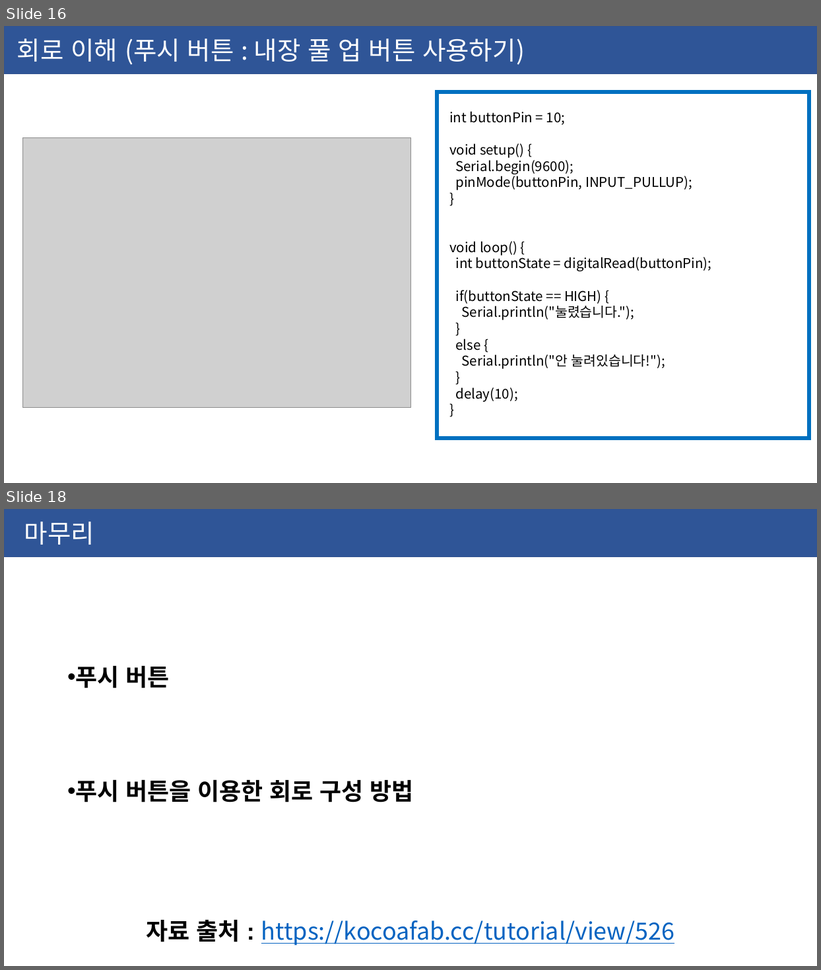
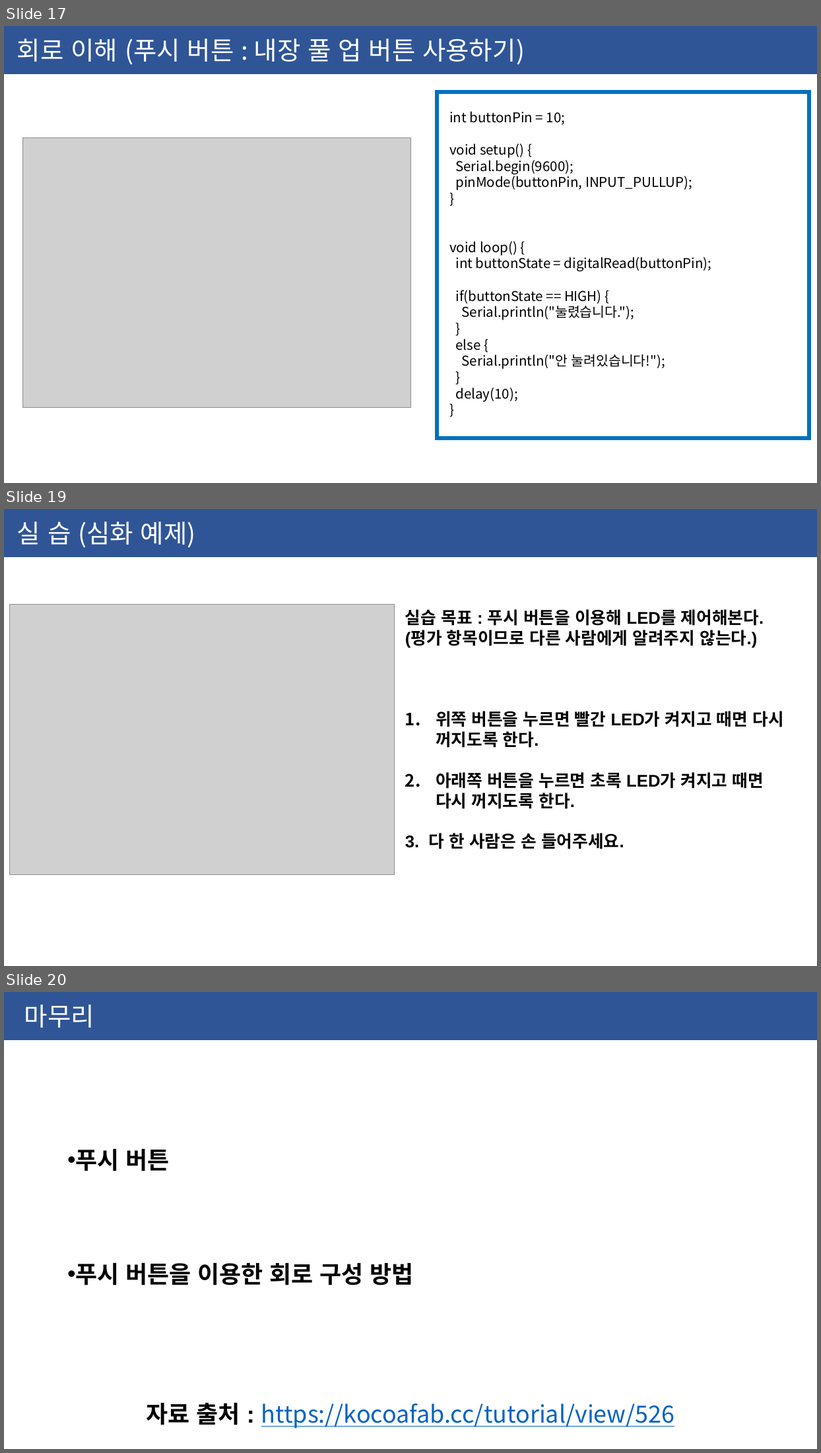
Before and after one commit to ssjf409/2020-yeonsu-highschool, a slide deck: 2020-06-03-연수고.pptx. Shown one above the other, each under a label of ours: slides 16 and 18 before the commit, slides 17, 19 and 20 after it; the slides between them are not shown. The pictures are 821x970 and 821x1453 pixels, drawn with LibreOffice and Linux fonts; fonts in the diff are those of the drawing; grey boxes stand for pictures. Boxes give left, top, right and bottom in pixels: in the first picture for what was removed or moved away, otherwise in the second. Text is boxed around its words. In the diff, an @@ line names an element or a change of style, - is before the commit and + after.

```diff
--- a/2020-06-03-연수고.pptx
+++ b/2020-06-03-연수고.pptx
@@ slide 19 added at (4, 509, 817, 966), background #FFFFFF @@
@@ rectangle added at (4, 509, 817, 557), fill #2F5597, outline #325491 1 pt, 30 pt, text #FFFFFF @@
+실 습 (심화 예제)
@@ picture added at (9, 605, 395, 875) @@
@@ text added at (405, 609, 783, 850), 20 pt, text #000000, bold @@
+실습 목표 : 푸시 버튼을 이용해 LED를 제어해본다.
+(평가 항목이므로 다른 사람에게 알려주지 않는다.)
+1. 위쪽 버튼을 누르면 빨간 LED가 켜지고 때면 다시 꺼지도록 한다.
+2. 아래쪽 버튼을 누르면 초록 LED가 켜지고 때면 다시 꺼지도록 한다.
+3. 다 한 사람은 손 들어주세요.
@@ what was slide 16 is now slide 17 @@
@@ what was slide 18 is now slide 20 @@
```
Also in this commit, not shown: 4 slides changed, 1 other slide added.
